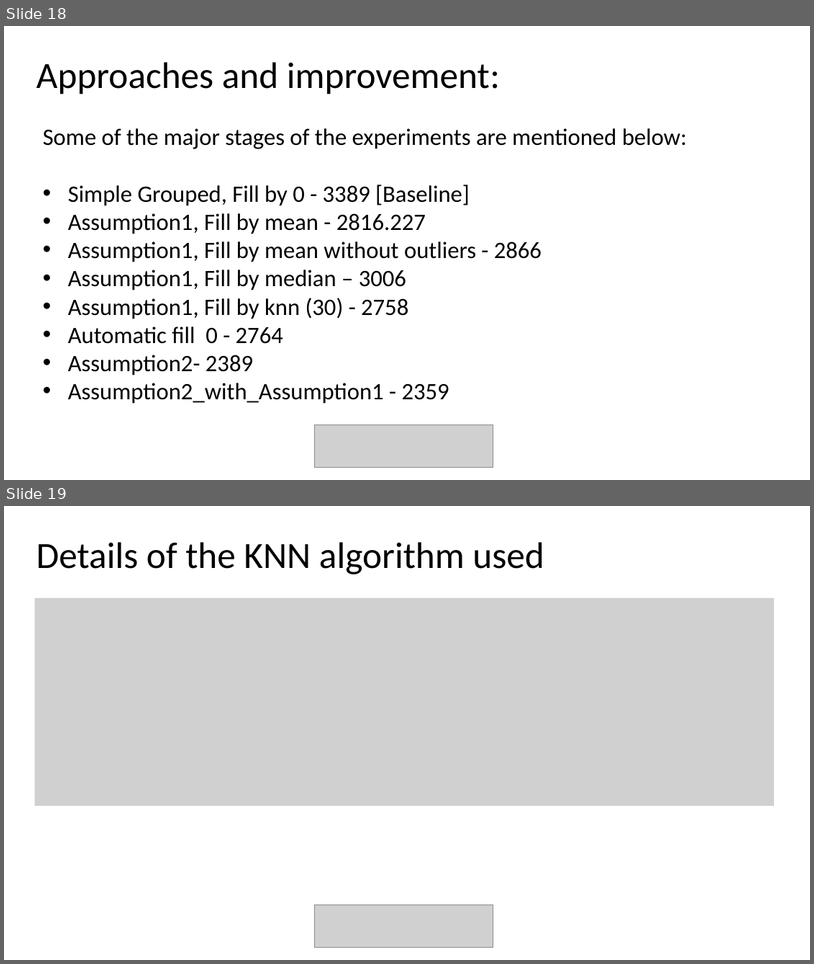
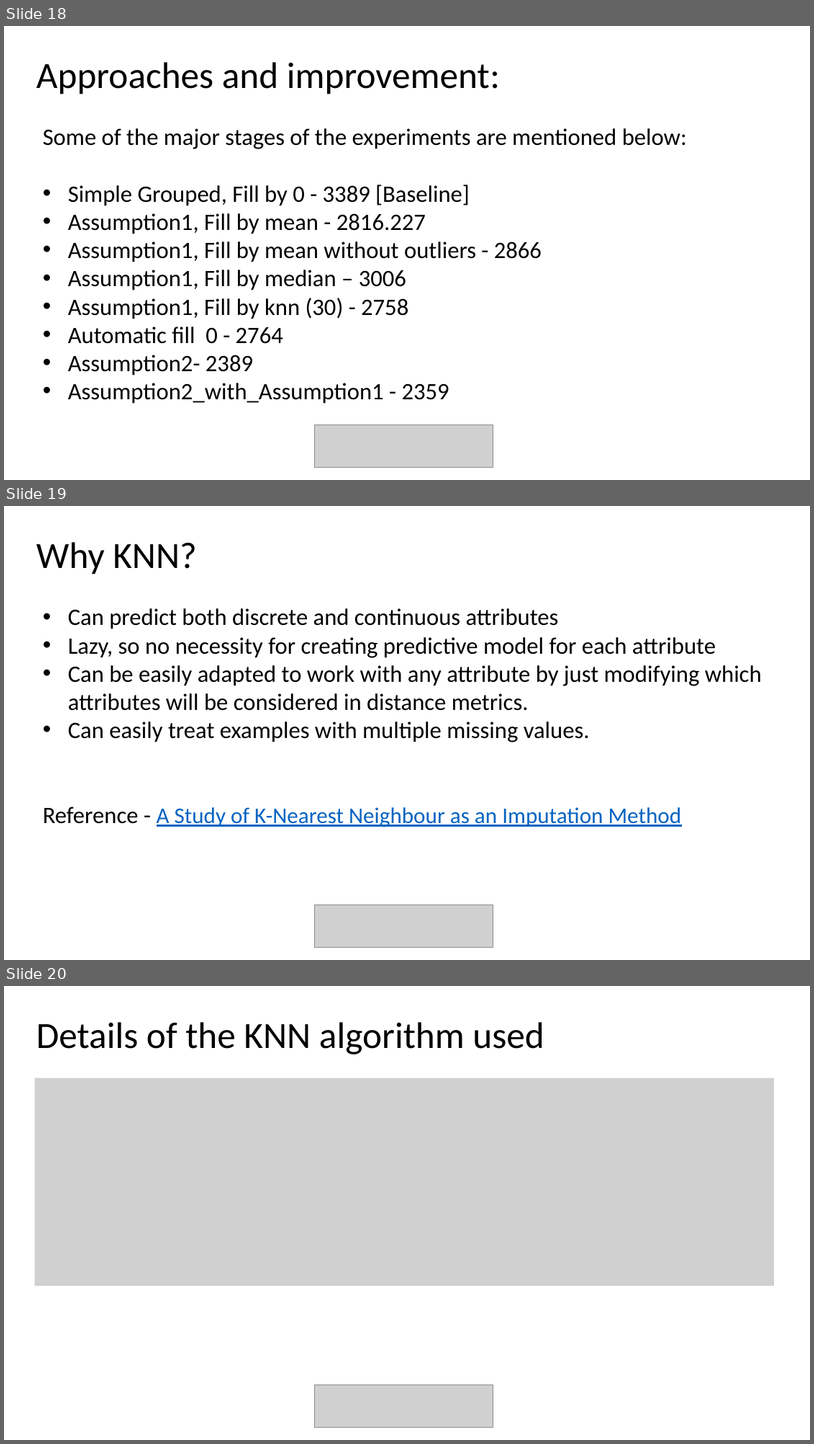
Before and after one commit to aadarshsingh191198/transaction-imputation, a slide deck: Nielsen_Random_State_42_Aadarsh_Singh.pptx. Shown one above the other, each under a label of ours: slides 18 and 19 before the commit, slides 18, 19 and 20 after it. The pictures are 814x964 and 814x1444 pixels, drawn with LibreOffice and Linux fonts; fonts in the diff are those of the drawing; grey boxes stand for pictures. Boxes give left, top, right and bottom in pixels: in the first picture for what was removed or moved away, otherwise in the second. Text is boxed around its words. In the diff, an @@ line names an element or a change of style, - is before the commit and + after.

Commit message:
Add reasons for using KNN

```diff
--- a/Nielsen_Random_State_42_Aadarsh_Singh.pptx
+++ b/Nielsen_Random_State_42_Aadarsh_Singh.pptx
@@ slide 19 added at (x1=4, y1=506, x2=810, y2=960), background #FFFFFF @@
@@ title added at (x1=36, y1=542, x2=197, y2=574), 33 pt, text #000000 @@
+Why KNN?
@@ text added at (x1=43, y1=608, x2=762, y2=827), 21 pt, text #000000 @@
+• Can predict both discrete and continuous attributes
+• Lazy, so no necessity for creating predictive model for each attribute
+• Can be easily adapted to work with any attribute by just modifying which attributes will be considered in distance metrics.
+• Can easily treat examples with multiple missing values.
+Reference - A Study of K-Nearest Neighbour as an Imputation Method
@@ picture added at (x1=315, y1=904, x2=494, y2=947) @@
@@ what was slide 19 is now slide 20 @@
```
